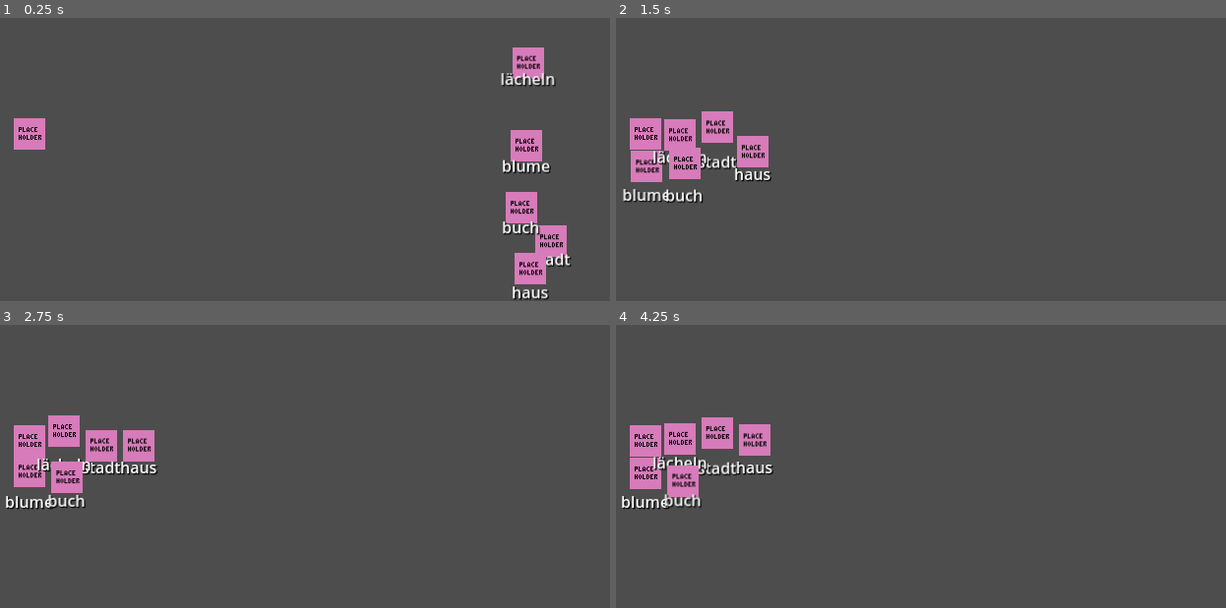
Above: before the commit, frames 1-4 (two rows, left to right).
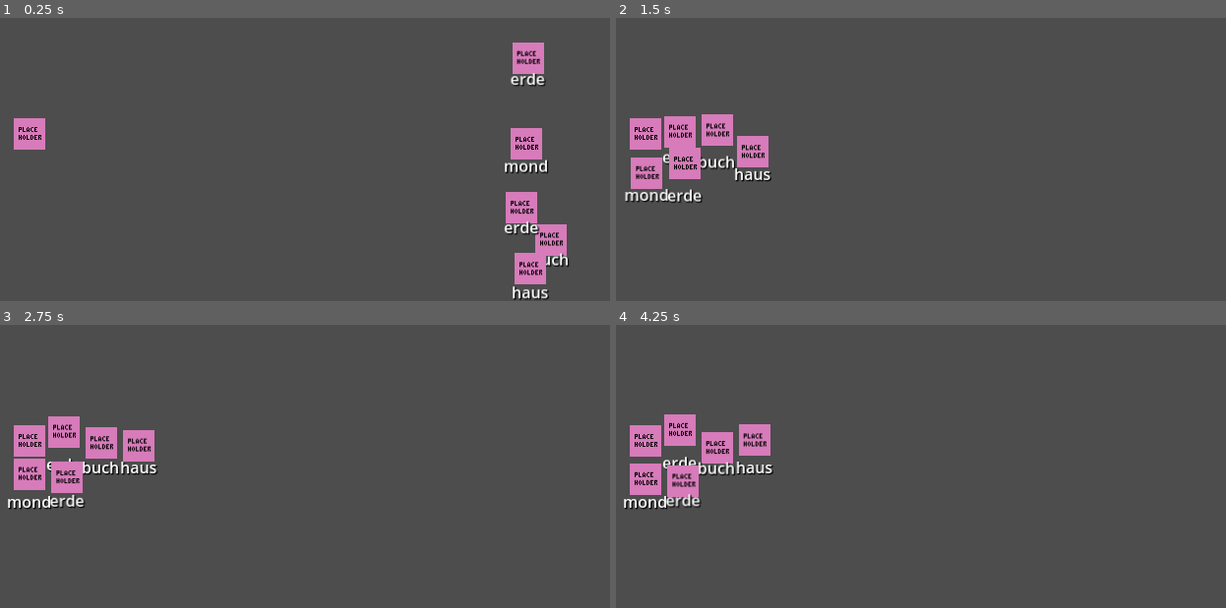
Above: after the commit, the same moments.

Repository: lehmius/typing-tides
Game: Godot game, scene res://scenes/game.tscn
Same seed, same stepped clock (60 frames per second), same inputs: the game is played once before the commit and once after it. The engine's default icon, where the game draws it, is replaced by a stand-in: a white triangle on a blue panel in a dark square.
Inputs:
- Up to frame 1 (0.25 s): no input
- Up to frame 2 (1.5 s): tap Enter at 0.5 s
- Up to frame 3 (2.75 s): no input
- Up to frame 4 (4.25 s): no input

The runs differ from the first frame. In frame 1, 1.5% of the frame differs, in the area x 82-94%, y 8-88%; in frame 2, 1.5%; in frame 3, 1.2%; in frame 4, 2.2%, in the area x 0-20%, y 31-66%.

Commit message:
Change getNextWord to getNextWordDEBUG to clarify the role of the function

Diff:
--- a/scripts/game_state_handler.gd
+++ b/scripts/game_state_handler.gd
@@ -46,12 +46,12 @@
 ## Until a database is available, this function is a placeholder to generate basic words for testing.
 ##
 ## @returns: A random word from a hardcoded list as a String.
-func getNextWord() -> String:
+func getNextWordDEBUG() -> String:
 	var wordlist="Katze,Hund,Haus,Apfel,Buch,Tisch,Wasser,Stadt,Fenster,Blume,Regen,Erde,Lächeln,Fahrrad,Mond".to_lower().split(",") # Remove .to_lower() after testing TODO
 	var word=wordlist[randi_range(0,wordlist.size()-1)]
 	return word
 
-## Instances an enemy scene with a word from the getNextWord function,
+## Instances an enemy scene with a word from the getNextWordDEBUG function,
 ## positions it at a random position just outside the screen and populates variables accordingly.
 ##
 ## @returns: void
@@ -59,7 +59,7 @@
 	var nextEnemy = enemyScene.instantiate()
 	nextEnemy.position = Vector2(680,randi_range(15,345))
 	nextEnemy.Player = player
-	nextEnemy.text = getNextWord()
+	nextEnemy.text = getNextWordDEBUG()
 	SignalBus.connect("onHit",enemyDeathHandler)
 	enemyReferences+=[nextEnemy]
 	add_child(nextEnemy)
